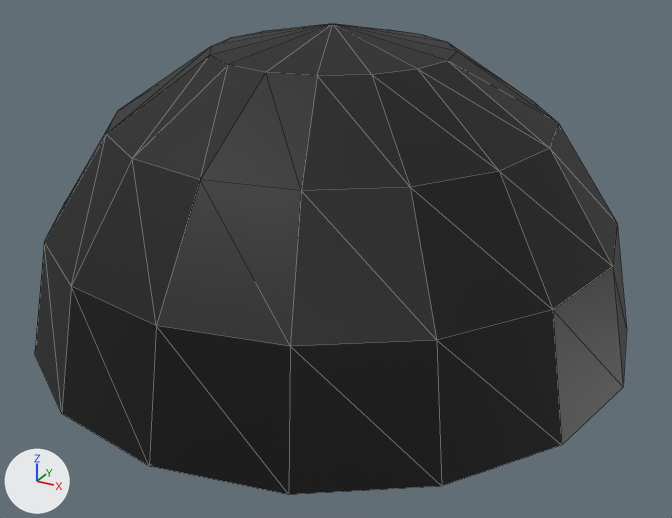
The glTF model godot/assets/models/dome.glb as it was, and as the next commit left it.
The view is the same before and after, from a camera (50 mm lens) standing at (5.64, -10.17, 5.94) and looking at (0.24, -0.35, 1.03). Arrows for +X, +Y and +Z are at lower left; the lights stay in place. Mesh edges are drawn as thin lines. Where no turn or scale is listed for an object, it has been applied to the vertices. Vertices at the same position are counted once.

The scene before the commit, as lines of its bpy script (objects in view):
```python
me_cylinder_002 = bpy.data.meshes.new('Cylinder.002')
me_cylinder_002.from_pydata(...)  # 17 vertices, 16 faces; spans x -4.0..4.0, y -4.0..4.0, z 0.0
me_cylinder_002.materials.append(mat_lower)  # picture img_lower_dome
me_sphere_001 = bpy.data.meshes.new('Sphere.001')
me_sphere_001.from_pydata(...)  # 65 vertices, 112 faces; spans x -4.0..4.0, y -4.0..4.0, z 0.0..4.0
me_sphere_001.materials.append(mat_upper)  # picture img_upper_dome
ob_cylinder = bpy.data.objects.new('Cylinder', me_cylinder_002)
ob_cylinder.location = (0.0, 0.0, 0.0)
ob_sphere = bpy.data.objects.new('Sphere', me_sphere_001)
ob_sphere.location = (0.0, 0.0, 0.0)
```
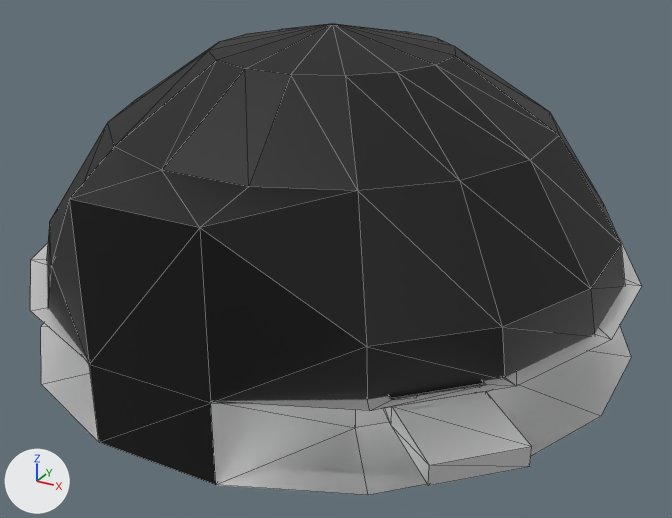
What changed in the scene script:
```text
Add mat_rusty_metal:
    mat_rusty_metal = principled_material('Rusty Metal')
    mat_rusty_metal.base_color = (1.0, 1.0, 1.0)  # white #ffffff
    mat_rusty_metal.metallic = 1.0
Add mat_rusty_metal_001:
    mat_rusty_metal_001 = principled_material('Rusty Metal.001')
    mat_rusty_metal_001.base_color = (1.0, 1.0, 1.0)  # white #ffffff
    mat_rusty_metal_001.metallic = 1.0
Change me_cylinder_002:
    where me_cylinder_002.from_pydata(...)  # 17 vertices, 16 faces; spans x -4.0..4.0, y -4.0..4.0, z 0.0
    remove me_cylinder_002.materials.append(mat_lower)  # picture img_lower_dome
    add me_cylinder_002.materials.append(mat_rusty_metal)  # white #ffffff
Change me_sphere_001:
    used by ob_sphere; location = (0.0, 0.0, 0.0)
    remove me_sphere_001.from_pydata(...)  # 65 vertices, 112 faces; spans x -4.0..4.0, y -4.0..4.0, z 0.0..4.0
    add me_sphere_001.from_pydata(...)  # 65 vertices, 110 faces; spans x -3.81..3.81, y -4.0..3.81, z 0.97..4.0
    me_sphere_001 part 1
    5 vertices are removed from x 0.0..2.83, y -4.0..-2.83, z 0.0..1.53
    13 faces are deleted
    13 vertices move from x -4.0..4.0, y -3.7..4.0, z 0.0 to x -3.81..3.81, y -3.52..3.81, z 0.97
    5 vertices are added at (1.53, -3.7, 2.83), (0.0, -4.0, 2.83), (2.69, -2.69, 0.97), (1.53, -3.7, 0.98), (0.0, -4.0, 0.98)
    11 new faces join them
    me_sphere_001 part 2: 25 kept faces spanning x -3.81..3.81, y -3.52..3.81, z 0.97..1.53 get new texture (UV) coordinates
Add me_sphere_003:
    me_sphere_003.from_pydata(...)  # 6 vertices, 4 faces; spans x -0.76..0.8, y -3.93..-3.92, z 0.0..2.83
    me_sphere_003.materials.append(mat_upper)  # picture img_upper_dome
Add me_cylinder_001:
    me_cylinder_001.from_pydata(...)  # 62 vertices, 90 faces; spans x -3.93..3.93, y -3.93..3.93, z 0.0..1.0
    me_cylinder_001.materials.append(mat_rusty_metal_001)  # white #ffffff
Change ob_cylinder:
    ob_cylinder.rotation_euler: (0.0, 0.0, 0.0) -> (0.0, 0.0, -0.192)  # degrees (0, 0, 0) -> degrees (0, 0, -11)
Change ob_sphere:
    ob_sphere.rotation_euler: (0.0, 0.0, 0.0) -> (0.0, 0.0, -0.192)  # degrees (0, 0, 0) -> degrees (0, 0, -11)
Add ob_sphere_002:
    ob_sphere_002 = bpy.data.objects.new('Sphere.002', me_sphere_003)
    ob_sphere_002.location = (0.0, 0.0, 0.0)
Add ob_cylinder_001:
    ob_cylinder_001 = bpy.data.objects.new('Cylinder.001', me_cylinder_001)
    ob_cylinder_001.location = (0.0, 0.0, 0.0)
```

Changed parts and their boxes [x1, y1, x2, y2] in the pictures (672 x 518 px; the box of a moved part takes in the faces that stretch with it):
'Sphere', reshaped, turned
    before: [35, 23, 627, 495]
    after: [46, 23, 625, 403]
'Sphere.002', added (black)
    after: [70, 199, 216, 485]
'Cylinder.001', added
    after: [30, 238, 642, 486]
'Cylinder', recoloured, turned (not visible before)
    after: [41, 323, 631, 495]
part 1 of me_sphere_001, moved or reshaped
    before: [62, 159, 561, 495]
    after: [48, 147, 498, 403]
part 2 of me_sphere_001, surface changed
    before: [35, 223, 627, 445]
    after: [46, 222, 625, 378]
